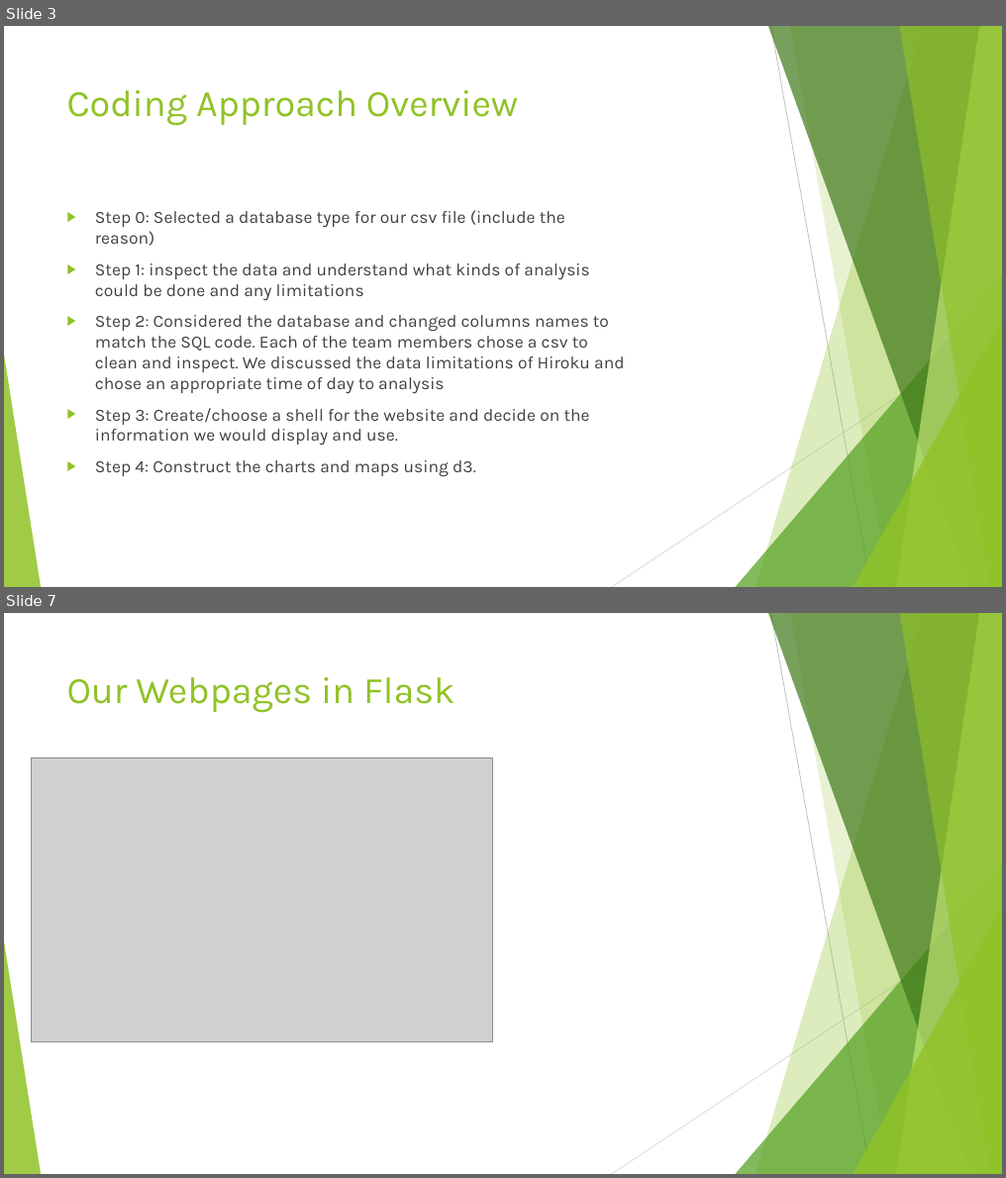
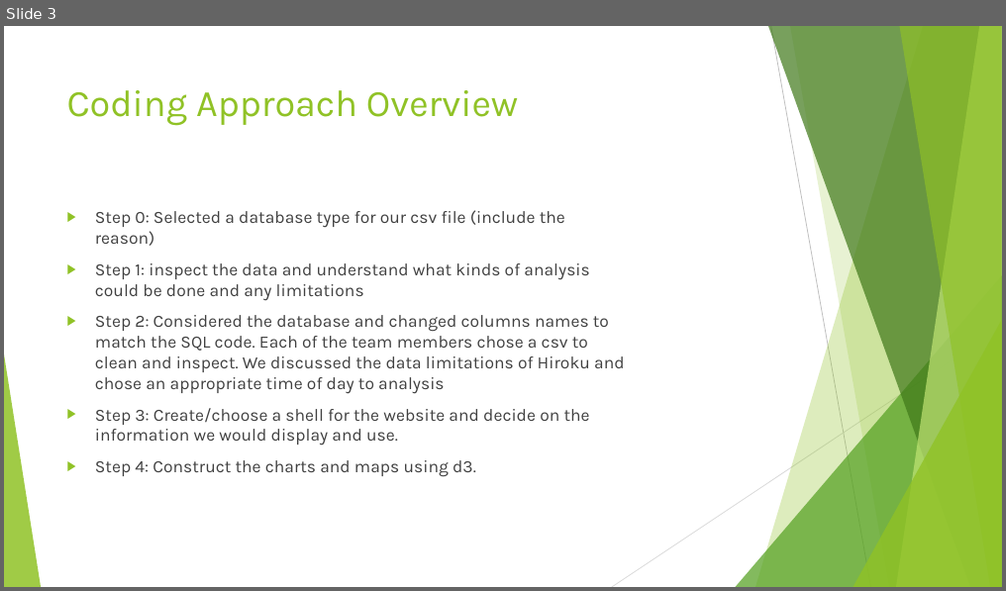
Before and after one commit to alexanderbpowers/project_3-Group_8, a slide deck: Weather Patterns in Brazil.pptx. Shown one above the other, each under a label of ours: slides 3 and 7 before the commit, slide 3 after it; the slides between them are not shown. The pictures are 1006x1178 and 1006x591 pixels, drawn with LibreOffice and Linux fonts; fonts in the diff are those of the drawing; grey boxes stand for pictures. Boxes give left, top, right and bottom in pixels: in the first picture for what was removed or moved away, otherwise in the second. Text is boxed around its words. In the diff, an @@ line names an element or a change of style, - is before the commit and + after.

```diff
--- a/Weather Patterns in Brazil.pptx
+++ b/Weather Patterns in Brazil.pptx
@@ slide 7 removed at (4,613,1002,1174), background #FFFFFF; not listed: 10 template elements that a slide beside it also shows @@
@@ title removed at (67,677,454,713) @@
-Our Webpages in Flask
@@ picture removed at (31,759,494,1043) @@
```
Also in this commit, not shown: 3 slides changed, 4 slides added, 1 other slide removed, 2 other files.
